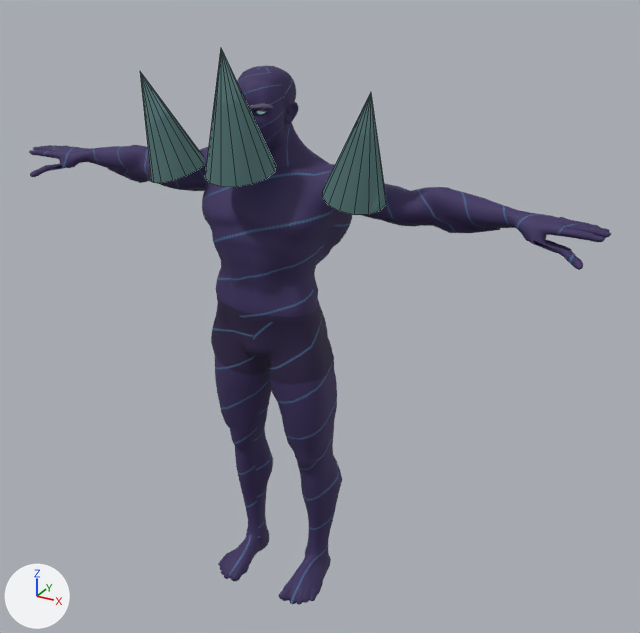
One commit to the glTF model godot-client/assets/actors/native/races/glasswarden_male.glb: the scene before it, then after it.
Camera for both pictures: a camera (50 mm lens) standing at (1.363, -2.149, 2.102) and looking at (0.136, 0.081, 0.986). Arrows for +X, +Y and +Z are at lower left; the lights stay in place. The first picture is the older version. Mesh edges are drawn as thin lines on the coarser meshes. Vertices at exactly the same position are counted once.

Objects in the first picture: 'Glasswarden Silhouette', 'SuperHero_Male' and 1 more.
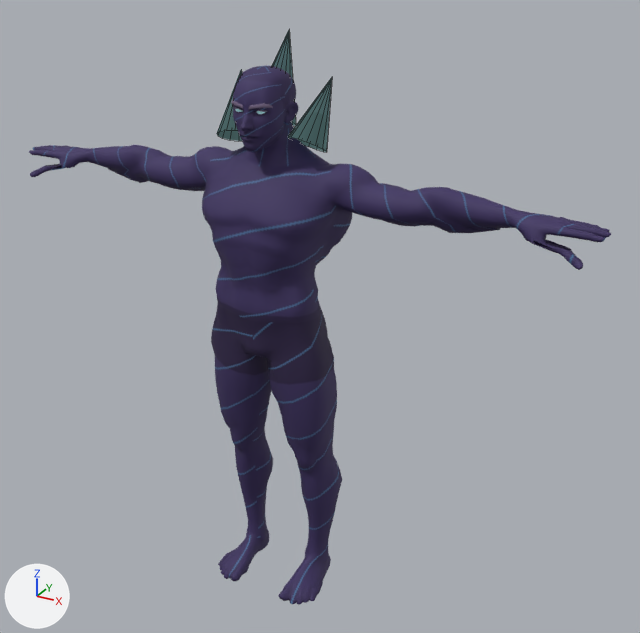
The change, as a diff of the scene's bpy script:
```diff
--- a/godot-client/assets/actors/native/races/glasswarden_male.glb.py
+++ b/godot-client/assets/actors/native/races/glasswarden_male.glb.py
@@ me_glasswarden_silhouette @@
 # used by ob_glasswarden_silhouette; location = (0.0, 0.0, 0.0)
-me_glasswarden_silhouette.from_pydata(...)  # 45 vertices, 42 faces; spans x -0.385..0.385, y -0.228..0.068, z 1.393..1.82
+me_glasswarden_silhouette.from_pydata(...)  # 45 vertices, 42 faces; spans x -0.178..0.178, y -0.02..0.145, z 1.508..1.835
+# me_glasswarden_silhouette part 1: 45 of 45 vertices moved; they spanned x -0.385..0.385, y -0.228..0.068, z 1.393..1.82 and now span x -0.178..0.178, y -0.02..0.145, z 1.508..1.835; mean shift (0.0, 0.105, 0.106)
 me_glasswarden_silhouette.materials.append(mat_glasswarden_accent)
```

Boxes (x1, y1, x2, y2) around the edits, measured in the pictures (640 x 633 px):
'Glasswarden Silhouette', reshaped (53% narrower, 27% shorter): before (140, 48, 386, 215); after (217, 30, 332, 152)
